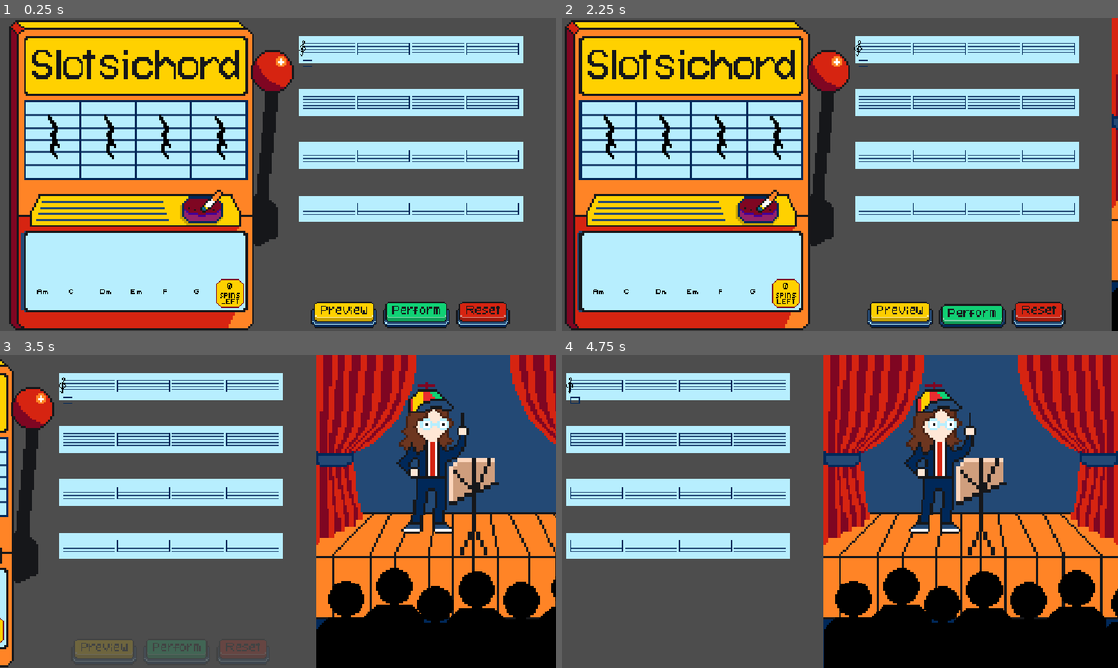
Above: before the commit, frames 1-4 (two rows, left to right).
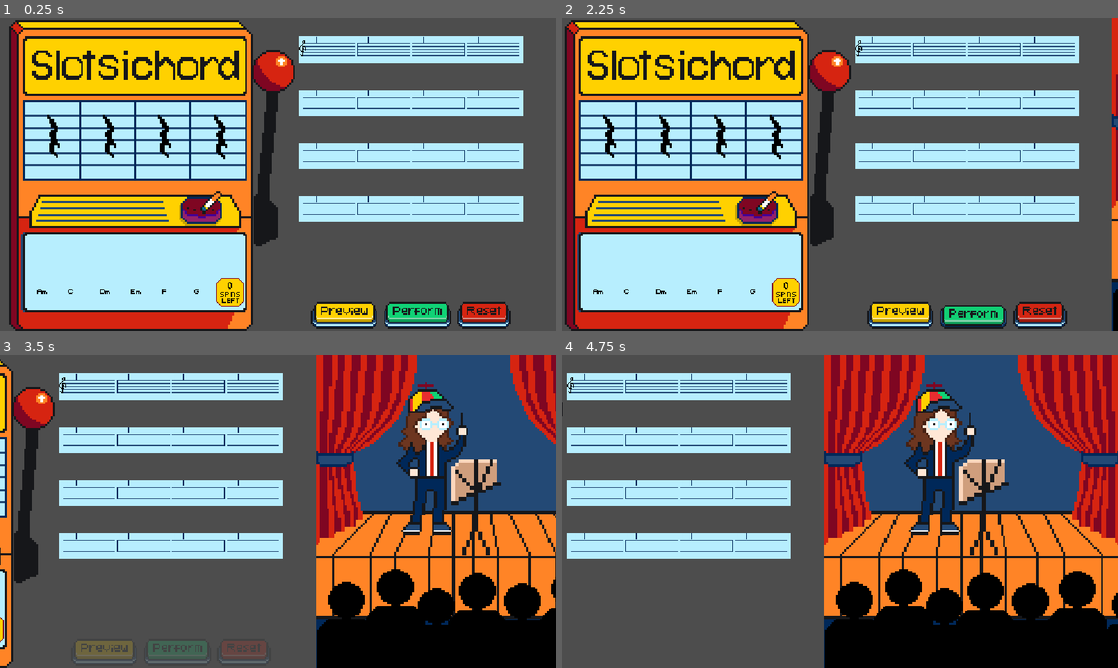
Above: after the commit, the same moments.

Repository: twhassall/slotsichord
Game: Godot game, scene res://scenes/actualScreens/MainScreen.tscn
Two runs of this game, one before a commit and one after it. Both use one fixed random seed, a clock stepped at 60 frames per second and the inputs below.
Inputs (mouse positions are in pixels of both pictures, inside the frame that each line leads up to):
- Up to frame 1 (0.25 s): no input
- Up to frame 2 (2.25 s): click (906, 315) at 0.5 s; click (906, 315) at 1.25 s; click (979, 315) at 2 s
- Up to frame 3 (3.5 s): no input
- Up to frame 4 (4.75 s): no input

The runs differ from the first frame. In frame 1, 6.9% of the frame differs, in the area x 1-95%, y 2-100%; in frame 2, 6.6%; in frame 3, 5.4%; in frame 4, 6.5%.

Commit message:
moved chord boxes to the stop and adjusted scaling

Diff:
--- a/project.godot
+++ b/project.godot
@@ -32,3 +32,5 @@
 
 textures/canvas_textures/default_texture_filter=0
 rendering_device/driver.windows="d3d12"
+2d/snap/snap_2d_transforms_to_pixel=true
+2d/snap/snap_2d_vertices_to_pixel=true
--- a/scenes/subScenes/ArrangementArea.tscn
+++ b/scenes/subScenes/ArrangementArea.tscn
@@ -7,7 +7,7 @@
 [ext_resource type="Texture2D" uid="uid://d2j08jrs4jxki" path="res://assets/sprites/buttons/preview.png" id="4_6jpjo"]
 [ext_resource type="Texture2D" uid="uid://cm8xdbj5amfqs" path="res://assets/sprites/buttons/reset.png" id="5_bljxu"]
 [ext_resource type="Texture2D" uid="uid://b5pkastgx06lq" path="res://assets/sprites/buttons/perform.png" id="6_etmuu"]
-[ext_resource type="Texture2D" uid="uid://f5s7nxthsloc" path="res://assets/sprites/chords/ChordBox.png" id="8_etmuu"]
+[ext_resource type="PackedScene" uid="uid://bmwscjo8qe6ix" path="res://scenes/subScenes/ChordBox.tscn" id="8_etmuu"]
 
 [sub_resource type="Animation" id="Animation_6jpjo"]
 length = 0.001
@@ -164,17 +164,21 @@
 scale = Vector2(1.0554388, 1)
 theme_override_constants/separation = 0
 
-[node name="BarSlot" parent="Lines/Line1" unique_id=79171669 instance=ExtResource("3_o8ntw")]
-layout_mode = 2
-
-[node name="BarSlot2" parent="Lines/Line1" unique_id=436051339 instance=ExtResource("3_o8ntw")]
-layout_mode = 2
-
-[node name="BarSlot3" parent="Lines/Line1" unique_id=297862867 instance=ExtResource("3_o8ntw")]
-layout_mode = 2
-
-[node name="BarSlot4" parent="Lines/Line1" unique_id=1256910018 instance=ExtResource("3_o8ntw")]
-layout_mode = 2
+[node name="BarSlot" parent="Lines/Line1" unique_id=79171669 node_paths=PackedStringArray("chord_box") instance=ExtResource("3_o8ntw")]
+layout_mode = 2
+chord_box = NodePath("../../../ChordBoxes/ChordBox")
+
+[node name="BarSlot2" parent="Lines/Line1" unique_id=436051339 node_paths=PackedStringArray("chord_box") instance=ExtResource("3_o8ntw")]
+layout_mode = 2
+chord_box = NodePath("../../../ChordBoxes/ChordBox2")
+
+[node name="BarSlot3" parent="Lines/Line1" unique_id=297862867 node_paths=PackedStringArray("chord_box") instance=ExtResource("3_o8ntw")]
+layout_mode = 2
+chord_box = NodePath("../../../ChordBoxes/ChordBox3")
+
+[node name="BarSlot4" parent="Lines/Line1" unique_id=1256910018 node_paths=PackedStringArray("chord_box") instance=ExtResource("3_o8ntw")]
+layout_mode = 2
+chord_box = NodePath("../../../ChordBoxes/ChordBox4")
 
 [node name="Line2" type="HBoxContainer" parent="Lines" unique_id=742286735]
 layout_mode = 0
@@ -185,17 +189,21 @@
 scale = Vector2(1.055, 1.055)
 theme_override_constants/separation = 0
 
-[node name="BarSlot" parent="Lines/Line2" unique_id=334940245 instance=ExtResource("3_o8ntw")]
-layout_mode = 2
-
-[node name="BarSlot2" parent="Lines/Line2" unique_id=1767762684 instance=ExtResource("3_o8ntw")]
-layout_mode = 2
-
-[node name="BarSlot3" parent="Lines/Line2" unique_id=853251202 instance=ExtResource("3_o8ntw")]
-layout_mode = 2
-
-[node name="BarSlot4" parent="Lines/Line2" unique_id=530347873 instance=ExtResource("3_o8ntw")]
-layout_mode = 2
+[node name="BarSlot" parent="Lines/Line2" unique_id=334940245 node_paths=PackedStringArray("chord_box") instance=ExtResource("3_o8ntw")]
+layout_mode = 2
+chord_box = NodePath("../../../ChordBoxes/ChordBox5")
+
+[node name="BarSlot2" parent="Lines/Line2" unique_id=1767762684 node_paths=PackedStringArray("chord_box") instance=ExtResource("3_o8ntw")]
+layout_mode = 2
+chord_box = NodePath("../../../ChordBoxes/ChordBox6")
+
+[node name="BarSlot3" parent="Lines/Line2" unique_id=853251202 node_paths=PackedStringArray("chord_box") instance=ExtResource("3_o8ntw")]
+layout_mode = 2
+chord_box = NodePath("../../../ChordBoxes/ChordBox7")
+
+[node name="BarSlot4" parent="Lines/Line2" unique_id=530347873 node_paths=PackedStringArray("chord_box") instance=ExtResource("3_o8ntw")]
+layout_mode = 2
+chord_box = NodePath("../../../ChordBoxes/ChordBox8")
 
 [node name="Line3" type="HBoxContainer" parent="Lines" unique_id=1860241623]
 layout_mode = 0
@@ -206,17 +214,21 @@
 scale = Vector2(1.055, 1.055)
 theme_override_constants/separation = 0
 
-[node name="BarSlot" parent="Lines/Line3" unique_id=1539833092 instance=ExtResource("3_o8ntw")]
-layout_mode = 2
-
-[node name="BarSlot2" parent="Lines/Line3" unique_id=1508435763 instance=ExtResource("3_o8ntw")]
-layout_mode = 2
-
-[node name="BarSlot3" parent="Lines/Line3" unique_id=1738891693 instance=ExtResource("3_o8ntw")]
-layout_mode = 2
-
-[node name="BarSlot4" parent="Lines/Line3" unique_id=839431984 instance=ExtResource("3_o8ntw")]
-layout_mode = 2
+[node name="BarSlot" parent="Lines/Line3" unique_id=1539833092 node_paths=PackedStringArray("chord_box") instance=ExtResource("3_o8ntw")]
+layout_mode = 2
+chord_box = NodePath("../../../ChordBoxes/ChordBox9")
+
+[node name="BarSlot2" parent="Lines/Line3" unique_id=1508435763 node_paths=PackedStringArray("chord_box") instance=ExtResource("3_o8ntw")]
+layout_mode = 2
+chord_box = NodePath("../../../ChordBoxes/ChordBox10")
+
+[node name="BarSlot3" parent="Lines/Line3" unique_id=1738891693 node_paths=PackedStringArray("chord_box") instance=ExtResource("3_o8ntw")]
+layout_mode = 2
+chord_box = NodePath("../../../ChordBoxes/ChordBox11")
+
+[node name="BarSlot4" parent="Lines/Line3" unique_id=839431984 node_paths=PackedStringArray("chord_box") instance=ExtResource("3_o8ntw")]
+layout_mode = 2
+chord_box = NodePath("../../../ChordBoxes/ChordBox12")
 
 [node name="Line4" type="HBoxContainer" parent="Lines" unique_id=241021127]
 layout_mode = 0
@@ -227,17 +239,21 @@
 scale = Vector2(1.055, 1.055)
 theme_override_constants/separation = 0
 
-[node name="BarSlot" parent="Lines/Line4" unique_id=1901970957 instance=ExtResource("3_o8ntw")]
-layout_mode = 2
-
-[node name="BarSlot2" parent="Lines/Line4" unique_id=913786397 instance=ExtResource("3_o8ntw")]
-layout_mode = 2
-
-[node name="BarSlot3" parent="Lines/Line4" unique_id=1032252388 instance=ExtResource("3_o8ntw")]
-layout_mode = 2
-
-[node name="BarSlot4" parent="Lines/Line4" unique_id=1096468626 instance=ExtResource("3_o8ntw")]
-layout_mode = 2
+[node name="BarSlot" parent="Lines/Line4" unique_id=1901970957 node_paths=PackedStringArray("chord_box") instance=ExtResource("3_o8ntw")]
+layout_mode = 2
+chord_box = NodePath("../../../ChordBoxes/ChordBox13")
+
+[node name="BarSlot2" parent="Lines/Line4" unique_id=913786397 node_paths=PackedStringArray("chord_box") instance=ExtResource("3_o8ntw")]
+layout_mode = 2
+chord_box = NodePath("../../../ChordBoxes/ChordBox14")
+
+[node name="BarSlot3" parent="Lines/Line4" unique_id=1032252388 node_paths=PackedStringArray("chord_box") instance=ExtResource("3_o8ntw")]
+layout_mode = 2
+chord_box = NodePath("../../../ChordBoxes/ChordBox15")
+
+[node name="BarSlot4" parent="Lines/Line4" unique_id=1096468626 node_paths=PackedStringArray("chord_box") instance=ExtResource("3_o8ntw")]
+layout_mode = 2
+chord_box = NodePath("../../../ChordBoxes/ChordBox16")
 
 [node name="PreviewButton" type="Sprite2D" parent="." unique_id=1624120683]
 position = Vector2(95.799995, 579.475)
@@ -310,9 +326,55 @@
 offset_right = 51.0
 offset_bottom = 42.0
 
-[node name="ChordBox" type="Sprite2D" parent="." unique_id=112055820]
-position = Vector2(20, 59)
-texture = ExtResource("8_etmuu")
+[node name="ChordBoxes" type="Node2D" parent="." unique_id=955453880]
+
+[node name="ChordBox" parent="ChordBoxes" unique_id=1140346968 instance=ExtResource("8_etmuu")]
+position = Vector2(30, 10)
+
+[node name="ChordBox2" parent="ChordBoxes" unique_id=692969031 instance=ExtResource("8_etmuu")]
+position = Vector2(136, 10)
+
+[node name="ChordBox3" parent="ChordBoxes" unique_id=2086352339 instance=ExtResource("8_etmuu")]
+position = Vector2(250, 10)
+
+[node name="ChordBox4" parent="ChordBoxes" unique_id=1567835941 instance=ExtResource("8_etmuu")]
+position = Vector2(364, 10)
+
+[node name="ChordBox5" parent="ChordBoxes" unique_id=2059744264 instance=ExtResource("8_etmuu")]
+position = Vector2(30, 120)
+
+[node name="ChordBox6" parent="ChordBoxes" unique_id=2047655441 instance=ExtResource("8_etmuu")]
+position = Vector2(136, 120)
+
+[node name="ChordBox7" parent="ChordBoxes" unique_id=343264016 instance=ExtResource("8_etmuu")]
+position = Vector2(250, 120)
+
+[node name="ChordBox8" parent="ChordBoxes" unique_id=1959128089 instance=ExtResource("8_etmuu")]
+position = Vector2(364, 120)
+
+[node name="ChordBox9" parent="ChordBoxes" unique_id=1624565776 instance=ExtResource("8_etmuu")]
+position = Vector2(30, 230)
+
+[node name="ChordBox10" parent="ChordBoxes" unique_id=489111240 instance=ExtResource("8_etmuu")]
+position = Vector2(136, 230)
+
+[node name="ChordBox11" parent="ChordBoxes" unique_id=147017222 instance=ExtResource("8_etmuu")]
+position = Vector2(250, 230)
+
+[node name="ChordBox12" parent="ChordBoxes" unique_id=200373850 instance=ExtResource("8_etmuu")]
+position = Vector2(364, 230)
+
+[node name="ChordBox13" parent="ChordBoxes" unique_id=73240513 instance=ExtResource("8_etmuu")]
+position = Vector2(30, 340)
+
+[node name="ChordBox14" parent="ChordBoxes" unique_id=1274809829 instance=ExtResource("8_etmuu")]
+position = Vector2(136, 340)
+
+[node name="ChordBox15" parent="ChordBoxes" unique_id=352942505 instance=ExtResource("8_etmuu")]
+position = Vector2(250, 340)
+
+[node name="ChordBox16" parent="ChordBoxes" unique_id=1845585341 instance=ExtResource("8_etmuu")]
+position = Vector2(364, 340)
 
 [connection signal="pressed" from="PreviewButton/Preview" to="." method="_on_play_pressed"]
 [connection signal="pressed" from="ResetButton/Reset" to="." method="_on_reset_pressed"]
--- a/scenes/subScenes/BarSlot.tscn
+++ b/scenes/subScenes/BarSlot.tscn
@@ -16,20 +16,3 @@
 grow_vertical = 2
 theme_override_styles/panel = SubResource("StyleBoxFlat_0xq38")
 script = ExtResource("1_2b17l")
-
-[node name="TextureRect" type="TextureRect" parent="." unique_id=1227399977]
-layout_mode = 2
-
-[node name="Chordarea" type="Control" parent="." unique_id=1141005902]
-layout_mode = 2
-mouse_filter = 2
-
-[node name="ChordLetter" type="TextureRect" parent="Chordarea" unique_id=1838387667]
-custom_minimum_size = Vector2(20, 20)
-layout_mode = 0
-offset_left = -1.0
-offset_top = 47.0
-offset_right = 34.0
-offset_bottom = 82.0
-scale = Vector2(2, 2)
-stretch_mode = 2
--- /dev/null
+++ b/scenes/subScenes/ChordBox.tscn
@@ -0,0 +1,12 @@
+[gd_scene format=3 uid="uid://bmwscjo8qe6ix"]
+
+[ext_resource type="Script" uid="uid://b6vjujsxpj7h4" path="res://scripts/chord_box.gd" id="1_f3rth"]
+[ext_resource type="Texture2D" uid="uid://f5s7nxthsloc" path="res://assets/sprites/chords/ChordBox.png" id="2_d765k"]
+
+[node name="ChordBox" type="Node2D" unique_id=1140346968]
+script = ExtResource("1_f3rth")
+
+[node name="Box" type="Sprite2D" parent="." unique_id=227010032]
+texture = ExtResource("2_d765k")
+
+[node name="Letter" type="Sprite2D" parent="." unique_id=1902158466]
--- a/scripts/bar_slot.gd
+++ b/scripts/bar_slot.gd
@@ -1,6 +1,7 @@
 extends PanelContainer
 var current_chord = ""
-@onready var chord_label = $Chordarea/ChordLetter
+@export var chord_box: Node2D
+
 #slots accet the drop
 func _can_drop_data(at_position, data):
 	#print("can drop here?", data.get("type"))
@@ -31,7 +32,7 @@
 
 func clear_existing_chord():
 	current_chord = ""
-	chord_label.texture = null
+	chord_box.show_chord("")
 	var currentChord = get_node_or_null("ChordSprite")
 	if currentChord:
 		currentChord.queue_free()
@@ -65,10 +66,10 @@
 
 func drop_chord(data):
 	var chord_name = data["chord_name"]
-	print("chord dropped" + chord_name)
 	current_chord = chord_name
-	chord_label.texture = MusicLibrary.chord_sprites[chord_name]
+	chord_box.show_chord(chord_name)
+
 
 func _clear_existing_chord():
 	current_chord = ""
-	chord_label.texture = null
+	chord_box.show_chord("")
--- /dev/null
+++ b/scripts/chord_box.gd
@@ -0,0 +1,10 @@
+extends Node2D
+
+@onready var letter = $Letter
+
+func show_chord(chord_name):
+	if chord_name == "":
+		visible = false
+	else:
+		letter.texture = MusicLibrary.chord_sprites[chord_name]
+		visible = true
Not shown, added: scripts/chord_box.gd.uid
